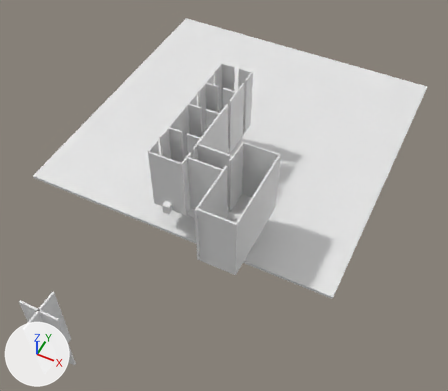
Two versions of the Blender file Resources/Json/Inside.blend, one commit apart.
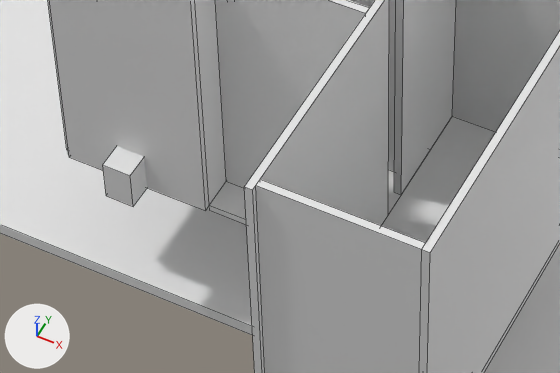
There are two pictures of each version: one whole from a camera (50 mm lens) standing at (64.5, -94.1, 132.5) and looking at (9.6, 15.6, -4.6), one close up on the part from 31% to 59% of the width and 43% to 65% of the height. Lighting does not change. The marker at lower left points along +X, +Y and +Z. The close-ups show mesh edges as thin lines.

The older version as bpy lines, for what is in view:
```python
me_立方体_004 = bpy.data.meshes.new('立方体.004')
me_立方体_004.from_pydata(...)  # a box spanning x -1.0..1.0, y -1.0..1.0, z -1.0..1.0
me_立方体_014 = bpy.data.meshes.new('立方体.014')
me_立方体_014.from_pydata(...)  # a box spanning x -1.0..1.0, y -1.0..1.0, z -1.0..1.0
me_立方体_039 = bpy.data.meshes.new('立方体.039')
me_立方体_039.from_pydata(...)  # a box spanning x -1.0..1.0, y -1.0..1.0, z -1.0..1.0
ob_door = bpy.data.objects.new('door', me_立方体_004)
ob_door.location = (0.0, 0.0, 1.5)
ob_door.scale = (1.0, 1.25, 1.5)
ob_xback_001 = bpy.data.objects.new('xback.001', me_立方体_014)
ob_xback_001.parent = ob_floor_1
ob_xback_001.matrix_parent_inverse = Matrix(((0.19, 0.0, 0.0, 0.0), (0.0, 0.19, 0.0, -1.19), (0.0, 0.0, 4.0, 1.0), (0.0, 0.0, 0.0, 1.0)))
ob_xback_001.location = (5.0, 3.25, 10.0)
ob_xback_001.scale = (0.25, 2.25, 10.0)
ob_zdefault_006 = bpy.data.objects.new('zDEFAULT.006', me_立方体_039)
ob_zdefault_006.location = (20.75, -10.75, 10.0)
ob_zdefault_006.scale = (5.0, 0.25, 10.0)
# also in view: 'floor.001' at (10.5, 6.2, -0.2); 'xfront.005' at (26.0, 2.0, 10.0); 'Floor' at (0.0, 50.0, -10.0); 'zDEFAULT.007' at (0.2, 0.7, 10.0); 'xfront.004' at (15.5, 11.1, 10.0)
```
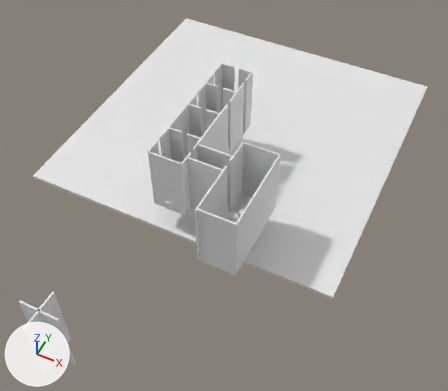
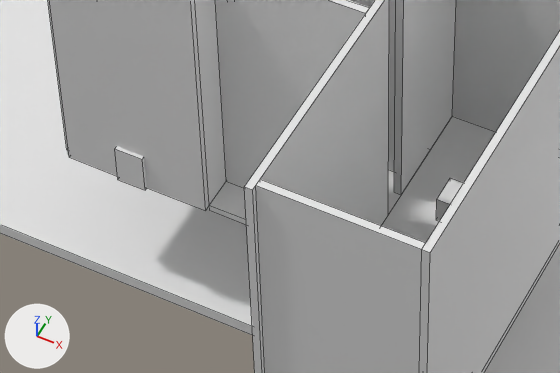
Boxes (x1, y1, x2, y2) around the edits, measured in the close-ups (560 x 373 px):
'door', moved, rescaled (27% narrower, 26% shorter): before (103, 146, 147, 206); after (115, 146, 147, 190)
'立方体.002', added: after (436, 178, 463, 221)

Edits to the bpy script that builds the scene:
```text
Change ob_door:
    ob_door.location: (0.0, 0.0, 1.5) -> (0.0, 0.75, 1.5)
    ob_door.scale: (1.0, 1.25, 1.5) -> (1.0, 0.5, 1.5)
Add ob_立方体_002:
    ob_立方体_002 = bpy.data.objects.new('立方体.002', me_立方体_039.copy())  # the mesh of ob_zdefault_006
    ob_立方体_002.location = (19.82, 6.89, 1.56)
```
